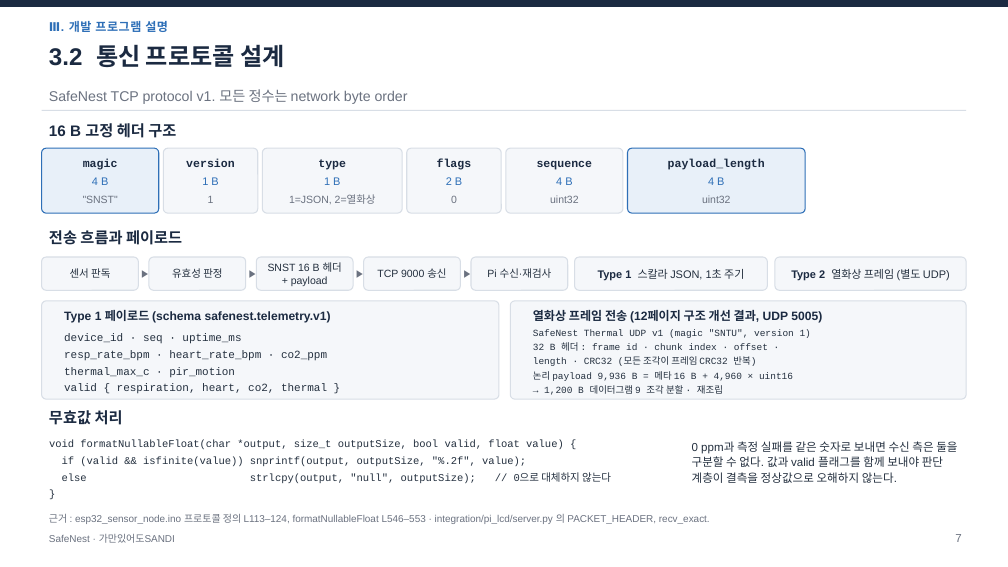
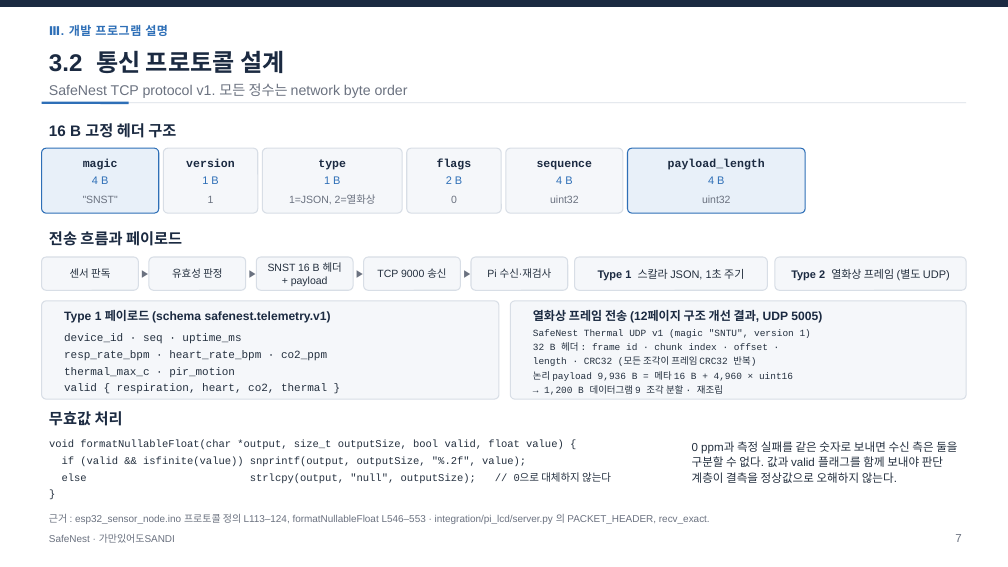
Before and after one commit to jinsu1011/safenest-embedded-competition, a slide deck: slide 8 of final-report/2026ESWContest_자유공모_가만있어도SANDI_개발완료보고서.pptx. Drawn at 1008x567 pixels with LibreOffice and Linux fonts; fonts in the diff are those of the drawing. Boxes give left, top, right and bottom in pixels: in the first picture for what was removed or moved away, otherwise in the second. Text is boxed around its words. In the diff, an @@ line names an element or a change of style, - is before the commit and + after.

```diff
--- a/final-report/2026ESWContest_자유공모_가만있어도SANDI_개발완료보고서.pptx
+++ b/final-report/2026ESWContest_자유공모_가만있어도SANDI_개발완료보고서.pptx
@@ text "Ⅲ. 개발 프로그램 설명": place and size @@
-text "Ⅲ. 개발 프로그램 설명" at <box>49,21,168,32</box>
+text "Ⅲ. 개발 프로그램 설명" at <box>49,25,168,36</box>
@@ text "3.2 통신 프로토콜 설계": place and size @@
-text "3.2 통신 프로토콜 설계" at <box>49,44,284,67</box>
+text "3.2 통신 프로토콜 설계" at <box>49,50,284,73</box>
@@ text "SafeNest TCP protocol v1. 모든 ...": place and size @@
-text "SafeNest TCP protocol v1. 모든 ..." at <box>49,89,408,104</box>
+text "SafeNest TCP protocol v1. 모든 ..." at <box>49,83,408,98</box>
@@ line moved from (42, 110) - (966, 110) to (42, 103) - (966, 103) @@
@@ line (42, 103) - (966, 103): stroke #D8DEE6 1 pt to #D8DEE6 0.75 pt @@
@@ line added from (42, 103) to (129, 103), #2E6FB7 2.25 pt @@
```
Also in this commit, not shown: 20 other slides changed, 24 other files.
